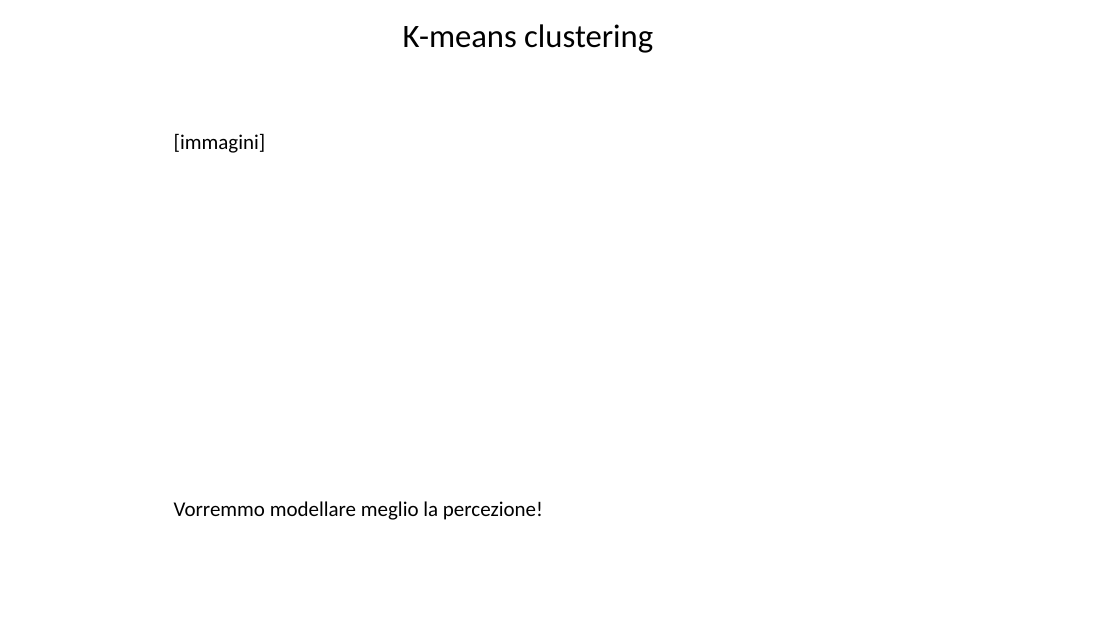
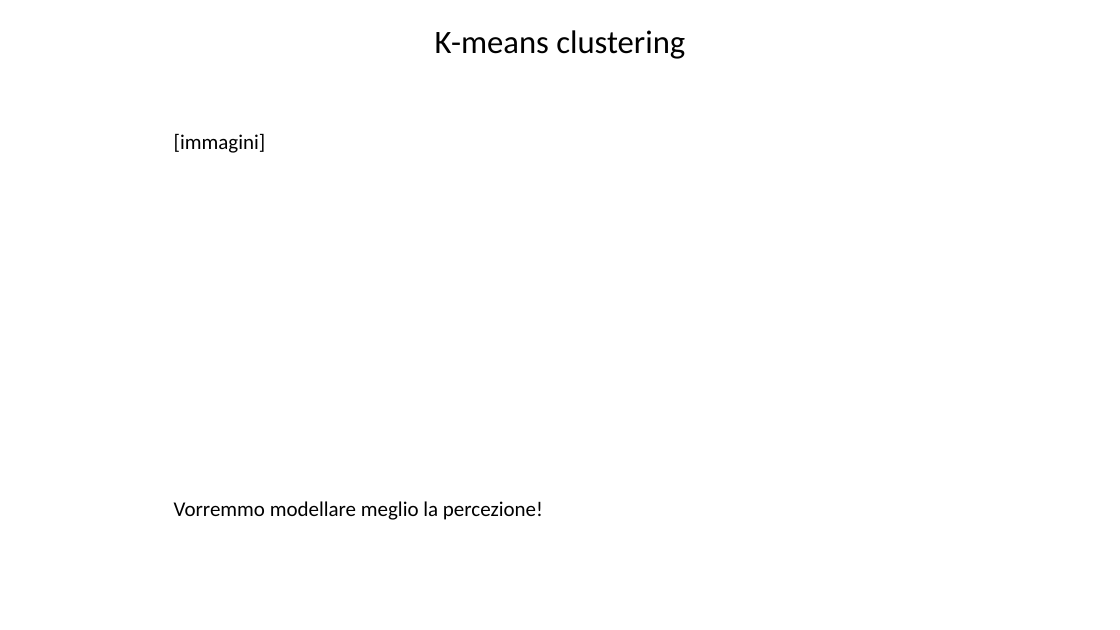
Before and after one commit to Teolul/Dot_Patterns_Perceptual_Grouping_RDG_vs_K-means, a slide deck: slide 7 of presentation.pptx (slide 5 before the commit). Drawn at 1120x630 pixels with LibreOffice and Linux fonts; fonts in the diff are those of the drawing; background and template pictures are left out. Boxes give left, top, right and bottom in pixels: in the first picture for what was removed or moved away, otherwise in the second. Text is boxed around its words. In the diff, an @@ line names an element or a change of style, - is before the commit and + after.

```diff
--- a/presentation.pptx
+++ b/presentation.pptx
@@ text "K-means clustering": place and size @@
-text "K-means clustering" at bbox=[403, 24, 653, 53]
+text "K-means clustering" at bbox=[435, 30, 685, 59]
@@ text "K-means clustering" at bbox=[435, 30, 685, 59]: alignment left to centre @@
```
Also in this commit, not shown: 7 other slides changed, 5 slides added, 1 slide removed, 5 other files.
